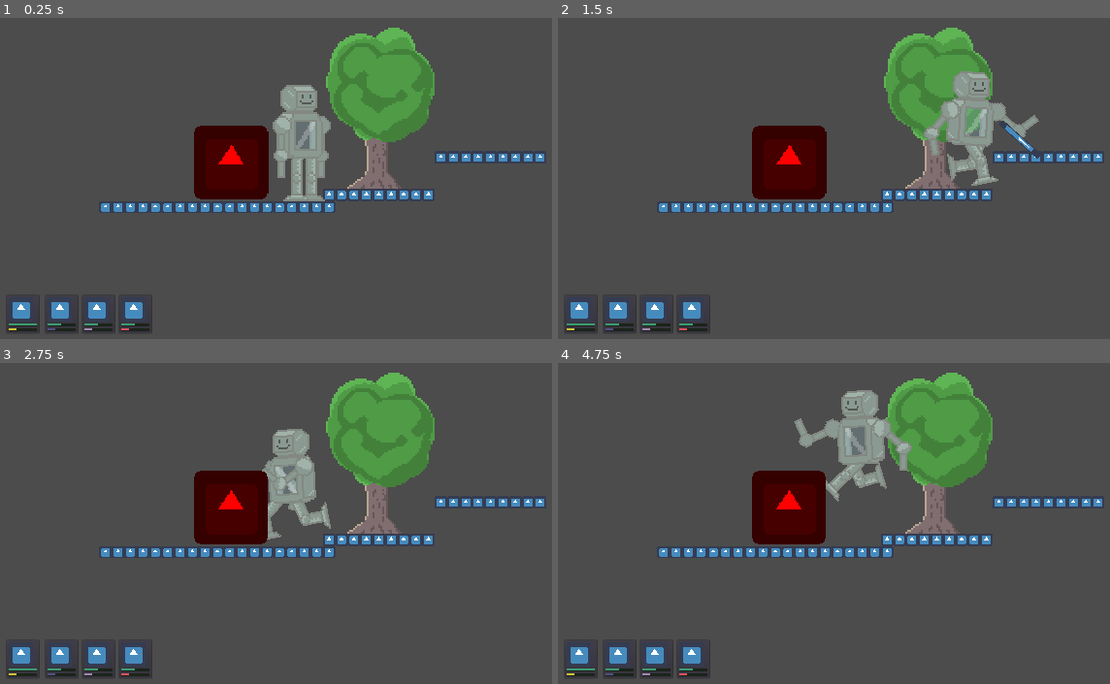
Above: before the commit, frames 1-4 (two rows, left to right).
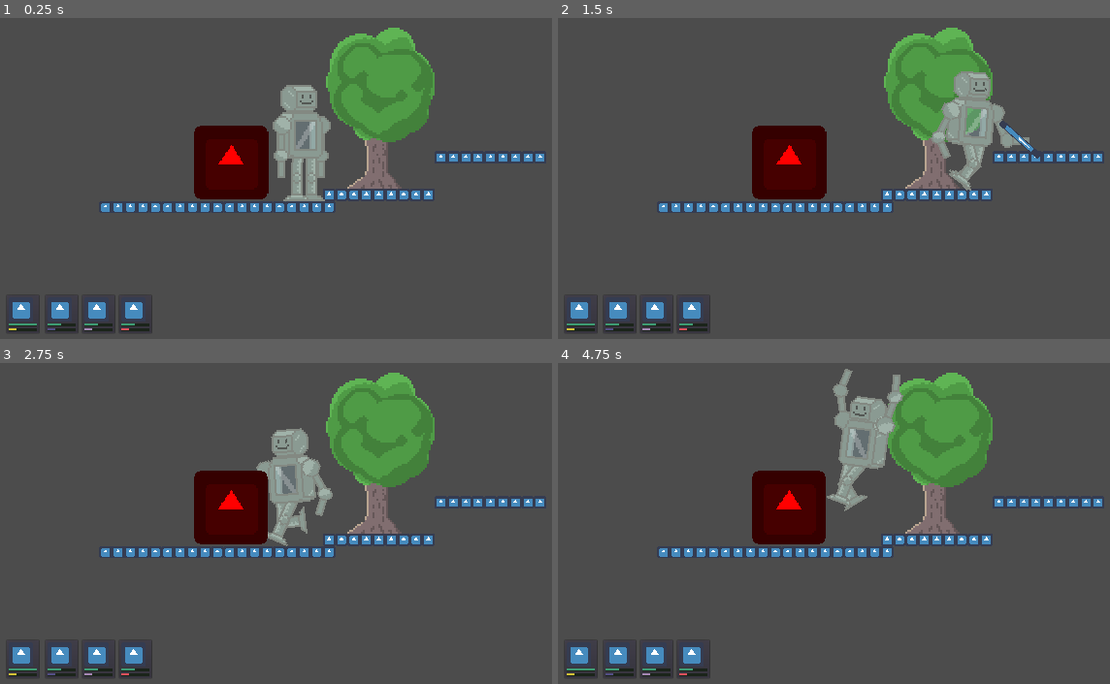
Above: after the commit, the same moments.

Repository: Cosebdd/CosmoDream
Game: Godot game, scene res://world/World.tscn
The game is run twice, just before and just after one commit, with the same random seed, the same clock (stepped at 60 frames per second) and the same inputs. The engine's default icon, where the game draws it, is replaced by a stand-in: a white triangle on a blue panel in a dark square.
Inputs:
- Up to frame 1 (0.25 s): no input
- Up to frame 2 (1.5 s): hold Right (move_right) from 0.53 s (still down); tap Space (jump) at 0.6, 0.77, 1.07 s; tap F (base_attack) at 1.35 s
- Up to frame 3 (2.75 s): tap Space (jump) at 1.52, 1.55, 1.82, 2.1 s; release Right (move_right) at 2.03 s; hold Left (move_left) from 2.03 s (still down)
- Up to frame 4 (4.75 s): release Left (move_left) at 2.78 s; hold Right (move_right) 2.78-4.28 s; tap F (base_attack) at 2.85, 4.35 s; tap Space (jump) at 3.02, 3.05, 3.32, 3.6, 3.77, 4.07, 4.52, 4.55 s; hold Left (move_left) from 4.28 s (still down)

The runs differ from the first frame. In frame 1, less than 0.1% of the frame differs, in the area x 49-56%, y 35-46%; in frame 2, 1.3%; in frame 3, 1.2%; in frame 4, 2.3%, in the area x 42-65%, y 1-47%.

Commit message:
Made a temporary fix for player jumping
It should work fine before we implement a state machine. At least debug output doesn't get overfilled with errors anymore.

Diff:
--- a/kinematic-objects/player/Player.gd
+++ b/kinematic-objects/player/Player.gd
@@ -12,11 +12,13 @@
 	if input.x < 0: body.scale.x = -1
 	if input.x > 0: body.scale.x = 1
 
-	if is_on_floor():
+	var is_on_floor = is_on_floor();
+	if is_on_floor:
 		if Input.is_action_just_pressed("jump"):
+			animation_player.play("Jump")
 			jump()
+			is_on_floor = false;
 	else:
-		animation_player.play("Jump")
 		if Input.is_action_just_released("jump") and velocity.y <= -min_jump_height:
 			velocity.y = -min_jump_height
 
@@ -24,6 +26,9 @@
 
 	process(input)
 
+	if !is_on_floor:
+		return
+
 	if input.x == 0 and velocity.x == 0:
 		animation_player.play("Idle")
 	else:
--- a/kinematic-objects/player/Player.tscn
+++ b/kinematic-objects/player/Player.tscn
@@ -223,6 +223,251 @@
 "transitions": PoolRealArray( 1, 1, 1 ),
 "update": 0,
 "values": [ 0.0, -4.3987, 0.0 ]
+}
+
+[sub_resource type="Animation" id=7]
+resource_name = "Jump"
+length = 0.2
+step = 0.01
+tracks/0/type = "value"
+tracks/0/path = NodePath("Body/Skeleton2D/Torso/LegL:position")
+tracks/0/interp = 1
+tracks/0/loop_wrap = true
+tracks/0/imported = false
+tracks/0/enabled = true
+tracks/0/keys = {
+"times": PoolRealArray( 0, 0.2 ),
+"transitions": PoolRealArray( 1, 1 ),
+"update": 0,
+"values": [ Vector2( -4, 0 ), Vector2( -4, 0 ) ]
+}
+tracks/1/type = "value"
+tracks/1/path = NodePath("Body/Skeleton2D/Torso/LegL:rotation_degrees")
+tracks/1/interp = 1
+tracks/1/loop_wrap = true
+tracks/1/imported = false
+tracks/1/enabled = true
+tracks/1/keys = {
+"times": PoolRealArray( 0, 0.2 ),
+"transitions": PoolRealArray( 1, 1 ),
+"update": 0,
+"values": [ 61.2968, 57.2892 ]
+}
+tracks/2/type = "value"
+tracks/2/path = NodePath("Body/Skeleton2D/Torso/LegL/FootL:position")
+tracks/2/interp = 1
+tracks/2/loop_wrap = true
+tracks/2/imported = false
+tracks/2/enabled = true
+tracks/2/keys = {
+"times": PoolRealArray( 0, 0.2 ),
+"transitions": PoolRealArray( 1, 1 ),
+"update": 0,
+"values": [ Vector2( 13, -7.15256e-07 ), Vector2( 13, -7.15256e-07 ) ]
+}
+tracks/3/type = "value"
+tracks/3/path = NodePath("Body/Skeleton2D/Torso/LegL/FootL:rotation_degrees")
+tracks/3/interp = 1
+tracks/3/loop_wrap = true
+tracks/3/imported = false
+tracks/3/enabled = true
+tracks/3/keys = {
+"times": PoolRealArray( 0, 0.2 ),
+"transitions": PoolRealArray( 1, 1 ),
+"update": 0,
+"values": [ 58.9934, 18.5776 ]
+}
+tracks/4/type = "value"
+tracks/4/path = NodePath("Body/Skeleton2D/Torso:position")
+tracks/4/interp = 1
+tracks/4/loop_wrap = true
+tracks/4/imported = false
+tracks/4/enabled = true
+tracks/4/keys = {
+"times": PoolRealArray( 0, 0.2 ),
+"transitions": PoolRealArray( 1, 1 ),
+"update": 0,
+"values": [ Vector2( 2.38419e-07, -20 ), Vector2( 1, -24 ) ]
+}
+tracks/5/type = "value"
+tracks/5/path = NodePath("Body/Skeleton2D/Torso:rotation_degrees")
+tracks/5/interp = 1
+tracks/5/loop_wrap = true
+tracks/5/imported = false
+tracks/5/enabled = true
+tracks/5/keys = {
+"times": PoolRealArray( 0, 0.2 ),
+"transitions": PoolRealArray( 1, 1 ),
+"update": 0,
+"values": [ 7.0, -7.3 ]
+}
+tracks/6/type = "value"
+tracks/6/path = NodePath("Body/Skeleton2D/Torso/ShoulderR/WristR:position")
+tracks/6/interp = 1
+tracks/6/loop_wrap = true
+tracks/6/imported = false
+tracks/6/enabled = true
+tracks/6/keys = {
+"times": PoolRealArray( 0, 0.2 ),
+"transitions": PoolRealArray( 1, 1 ),
+"update": 0,
+"values": [ Vector2( 0, 18 ), Vector2( 0, 18 ) ]
+}
+tracks/7/type = "value"
+tracks/7/path = NodePath("Body/Skeleton2D/Torso/ShoulderR/WristR:rotation_degrees")
+tracks/7/interp = 1
+tracks/7/loop_wrap = true
+tracks/7/imported = false
+tracks/7/enabled = true
+tracks/7/keys = {
+"times": PoolRealArray( 0, 0.2 ),
+"transitions": PoolRealArray( 1, 1 ),
+"update": 0,
+"values": [ 111.71, 59.9999 ]
+}
+tracks/8/type = "value"
+tracks/8/path = NodePath("Body/Skeleton2D/Torso/ShoulderR:position")
+tracks/8/interp = 1
+tracks/8/loop_wrap = true
+tracks/8/imported = false
+tracks/8/enabled = true
+tracks/8/keys = {
+"times": PoolRealArray( 0, 0.2 ),
+"transitions": PoolRealArray( 1, 1 ),
+"update": 0,
+"values": [ Vector2( 8, -17 ), Vector2( 8, -17 ) ]
+}
+tracks/9/type = "value"
+tracks/9/path = NodePath("Body/Skeleton2D/Torso/ShoulderR:rotation_degrees")
+tracks/9/interp = 1
+tracks/9/loop_wrap = true
+tracks/9/imported = false
+tracks/9/enabled = true
+tracks/9/keys = {
+"times": PoolRealArray( 0, 0.2 ),
+"transitions": PoolRealArray( 1, 1 ),
+"update": 0,
+"values": [ -6.70984, -165.0 ]
+}
+tracks/10/type = "value"
+tracks/10/path = NodePath("Body/Skeleton2D/Torso/Head:position")
+tracks/10/interp = 1
+tracks/10/loop_wrap = true
+tracks/10/imported = false
+tracks/10/enabled = true
+tracks/10/keys = {
+"times": PoolRealArray( 0, 0.2 ),
+"transitions": PoolRealArray( 1, 1 ),
+"update": 0,
+"values": [ Vector2( 0, -22 ), Vector2( 0.557505, -20.092 ) ]
+}
+tracks/11/type = "value"
+tracks/11/path = NodePath("Body/Skeleton2D/Torso/Head:rotation_degrees")
+tracks/11/interp = 1
+tracks/11/loop_wrap = true
+tracks/11/imported = false
+tracks/11/enabled = true
+tracks/11/keys = {
+"times": PoolRealArray( 0, 0.2 ),
+"transitions": PoolRealArray( 1, 1 ),
+"update": 0,
+"values": [ -90.0002, -89.9999 ]
+}
+tracks/12/type = "value"
+tracks/12/path = NodePath("Body/Skeleton2D/Torso/LegR:position")
+tracks/12/interp = 1
+tracks/12/loop_wrap = true
+tracks/12/imported = false
+tracks/12/enabled = true
+tracks/12/keys = {
+"times": PoolRealArray( 0, 0.2 ),
+"transitions": PoolRealArray( 1, 1 ),
+"update": 0,
+"values": [ Vector2( 3, 9.53674e-07 ), Vector2( 3, 9.53674e-07 ) ]
+}
+tracks/13/type = "value"
+tracks/13/path = NodePath("Body/Skeleton2D/Torso/LegR:rotation_degrees")
+tracks/13/interp = 1
+tracks/13/loop_wrap = true
+tracks/13/imported = false
+tracks/13/enabled = true
+tracks/13/keys = {
+"times": PoolRealArray( 0, 0.2 ),
+"transitions": PoolRealArray( 1, 1 ),
+"update": 0,
+"values": [ 55.7494, 83.5733 ]
+}
+tracks/14/type = "value"
+tracks/14/path = NodePath("Body/Skeleton2D/Torso/ShoulderL:position")
+tracks/14/interp = 1
+tracks/14/loop_wrap = true
+tracks/14/imported = false
+tracks/14/enabled = true
+tracks/14/keys = {
+"times": PoolRealArray( 0, 0.2 ),
+"transitions": PoolRealArray( 1, 1 ),
+"update": 0,
+"values": [ Vector2( -12, -17 ), Vector2( -12, -17 ) ]
+}
+tracks/15/type = "value"
+tracks/15/path = NodePath("Body/Skeleton2D/Torso/ShoulderL:rotation_degrees")
+tracks/15/interp = 1
+tracks/15/loop_wrap = true
+tracks/15/imported = false
+tracks/15/enabled = true
+tracks/15/keys = {
+"times": PoolRealArray( 0, 0.2 ),
+"transitions": PoolRealArray( 1, 1 ),
+"update": 0,
+"values": [ 12.0948, 167.688 ]
+}
+tracks/16/type = "value"
+tracks/16/path = NodePath("Body/Skeleton2D/Torso/LegR/FootR:position")
+tracks/16/interp = 1
+tracks/16/loop_wrap = true
+tracks/16/imported = false
+tracks/16/enabled = true
+tracks/16/keys = {
+"times": PoolRealArray( 0, 0.2 ),
+"transitions": PoolRealArray( 1, 1 ),
+"update": 0,
+"values": [ Vector2( 13, -7.15256e-07 ), Vector2( 13, -7.15256e-07 ) ]
+}
+tracks/17/type = "value"
+tracks/17/path = NodePath("Body/Skeleton2D/Torso/LegR/FootR:rotation_degrees")
+tracks/17/interp = 1
+tracks/17/loop_wrap = true
+tracks/17/imported = false
+tracks/17/enabled = true
+tracks/17/keys = {
+"times": PoolRealArray( 0, 0.2 ),
+"transitions": PoolRealArray( 1, 1 ),
+"update": 0,
+"values": [ 73.0637, 44.9999 ]
+}
+tracks/18/type = "value"
+tracks/18/path = NodePath("Body/Skeleton2D/Torso/ShoulderL/WristL:position")
+tracks/18/interp = 1
+tracks/18/loop_wrap = true
+tracks/18/imported = false
+tracks/18/enabled = true
+tracks/18/keys = {
+"times": PoolRealArray( 0, 0.2 ),
+"transitions": PoolRealArray( 1, 1 ),
+"update": 0,
+"values": [ Vector2( 0, 18 ), Vector2( 0, 18 ) ]
+}
+tracks/19/type = "value"
+tracks/19/path = NodePath("Body/Skeleton2D/Torso/ShoulderL/WristL:rotation_degrees")
+tracks/19/interp = 1
+tracks/19/loop_wrap = true
+tracks/19/imported = false
+tracks/19/enabled = true
+tracks/19/keys = {
+"times": PoolRealArray( 0, 0.2 ),
+"transitions": PoolRealArray( 1, 1 ),
+"update": 0,
+"values": [ 32.9052, -255.0 ]
 }
 
 [sub_resource type="Animation" id=5]
@@ -728,6 +973,7 @@
 [node name="AnimationPlayer" type="AnimationPlayer" parent="."]
 autoplay = "Run"
 anims/Idle = SubResource( 4 )
+anims/Jump = SubResource( 7 )
 anims/RESET = SubResource( 5 )
 anims/Run = SubResource( 6 )
 
@@ -827,7 +1073,6 @@
 bones = [ "Torso", PoolRealArray( 0, 0, 0, 0, 0, 0, 0, 0, 0, 0 ), "Torso/LegL", PoolRealArray( 0, 0, 0, 0, 0, 0, 0, 0,  …(542 unchanged characters)…
 
 [node name="Skeleton2D" type="Skeleton2D" parent="Body"]
-visible = false
 
 [node name="Torso" type="Bone2D" parent="Body/Skeleton2D"]
 position = Vector2( 1, -25 )
Not shown: 1 places in kinematic-objects/player/Player.tscn that only renumber resources
